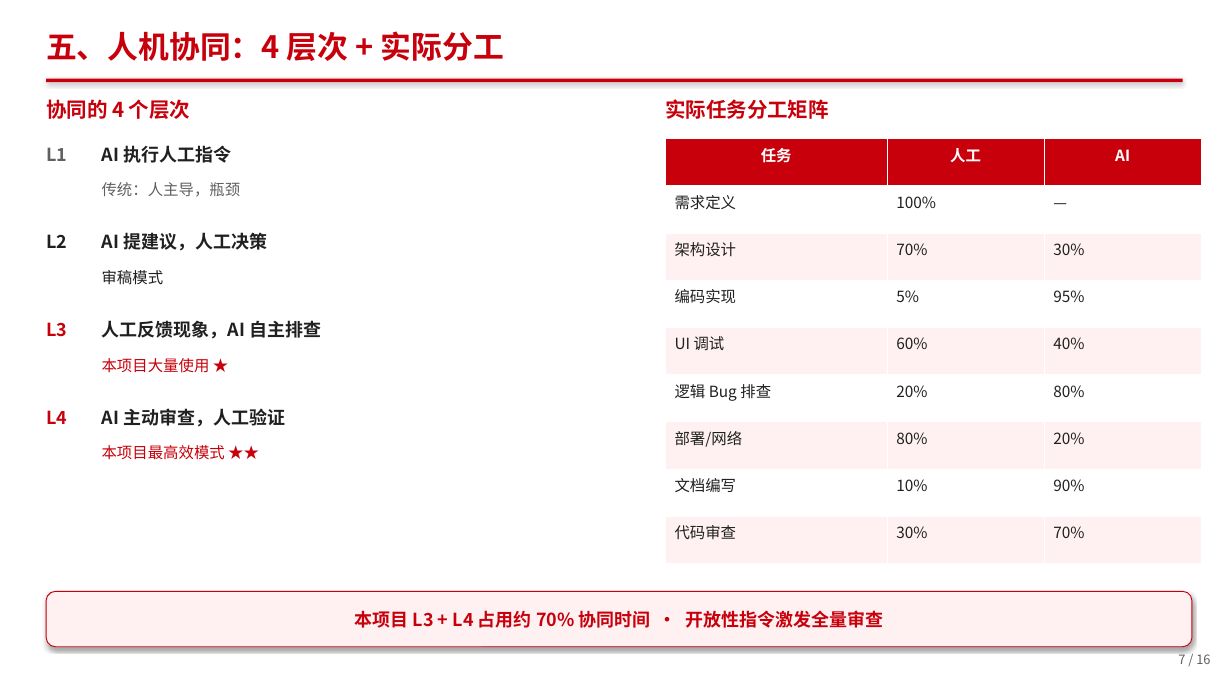
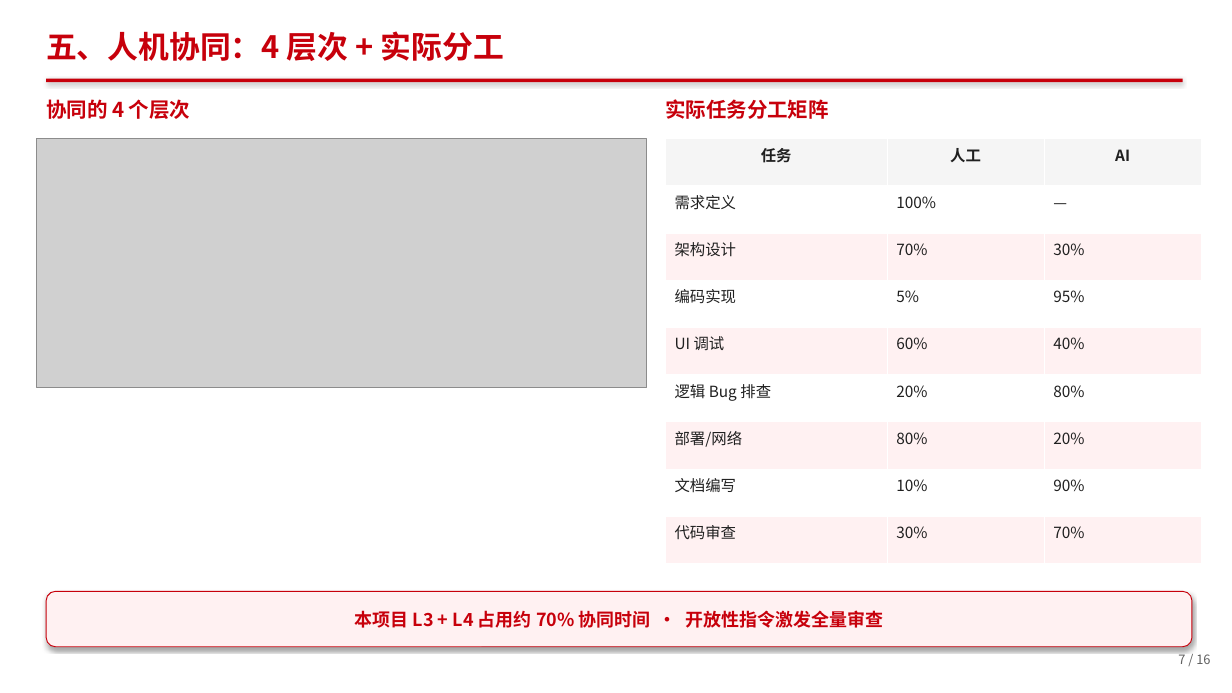
Before and after one commit to berming/AndroidAPP, a slide deck: slide 7 of docs/dev_summary.pptx. Drawn at 1232x693 pixels with LibreOffice and Linux fonts; fonts in the diff are those of the drawing; grey boxes stand for pictures. Boxes give left, top, right and bottom in pixels: in the first picture for what was removed or moved away, otherwise in the second. Text is boxed around its words. In the diff, an @@ line names an element or a change of style, - is before the commit and + after.

```diff
--- a/docs/dev_summary.pptx
+++ b/docs/dev_summary.pptx
@@ picture added at <box>37,139,647,388</box> @@
@@ text removed at <box>46,147,67,161</box> @@
-L1
@@ text removed at <box>102,145,231,163</box> @@
-AI 执行人工指令
@@ table at <box>665,139,1202,564</box> @@
@@ fill #C7000B to #F5F5F5 in row 1 @@
@@ text colour #FFFFFF to #202020 in "任务", "人工", "AI" @@
@@ text removed at <box>102,182,241,197</box> @@
-传统：人主导，瓶颈
@@ text removed at <box>46,234,67,248</box> @@
-L2
@@ text removed at <box>102,232,267,251</box> @@
-AI 提建议，人工决策
@@ text removed at <box>102,270,164,285</box> @@
-审稿模式
@@ text removed at <box>46,322,67,337</box> @@
-L3
@@ text removed at <box>102,320,321,339</box> @@
-人工反馈现象，AI 自主排查
@@ text removed at <box>102,358,210,373</box> @@
-本项目大量使用 ★
@@ text removed at <box>46,410,67,424</box> @@
-L4
@@ text removed at <box>102,408,285,427</box> @@
-AI 主动审查，人工验证
@@ text removed at <box>102,445,225,460</box> @@
-本项目最高效模式 ★★
```
Also in this commit, not shown: 12 other slides changed, 3 other files.
